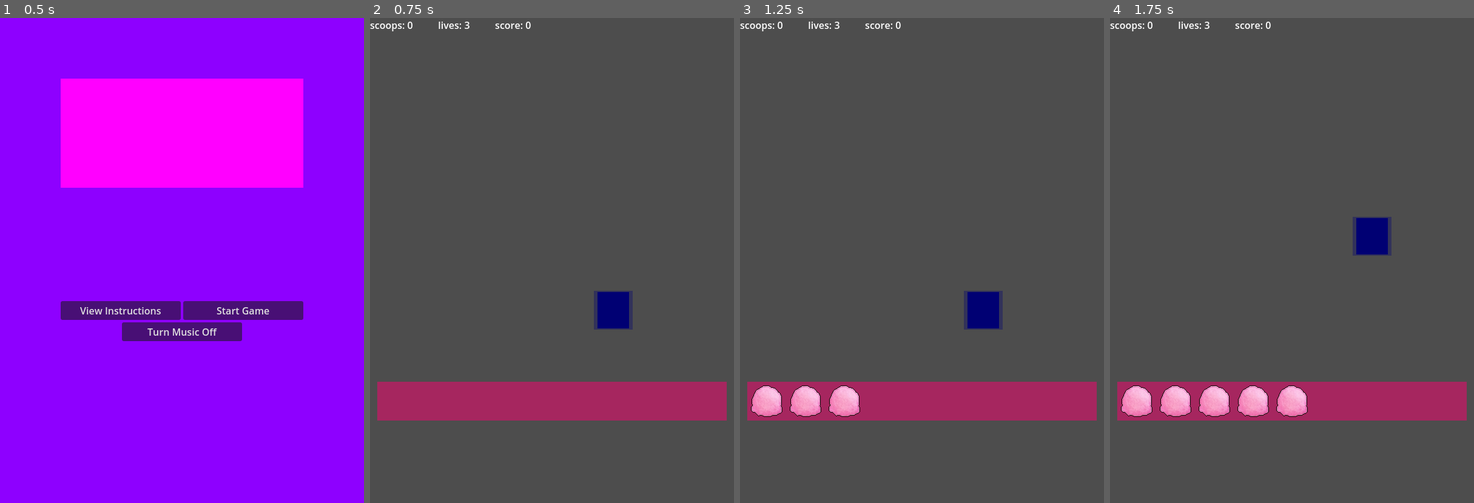
Above: before the commit, frames 1-4 (left to right).
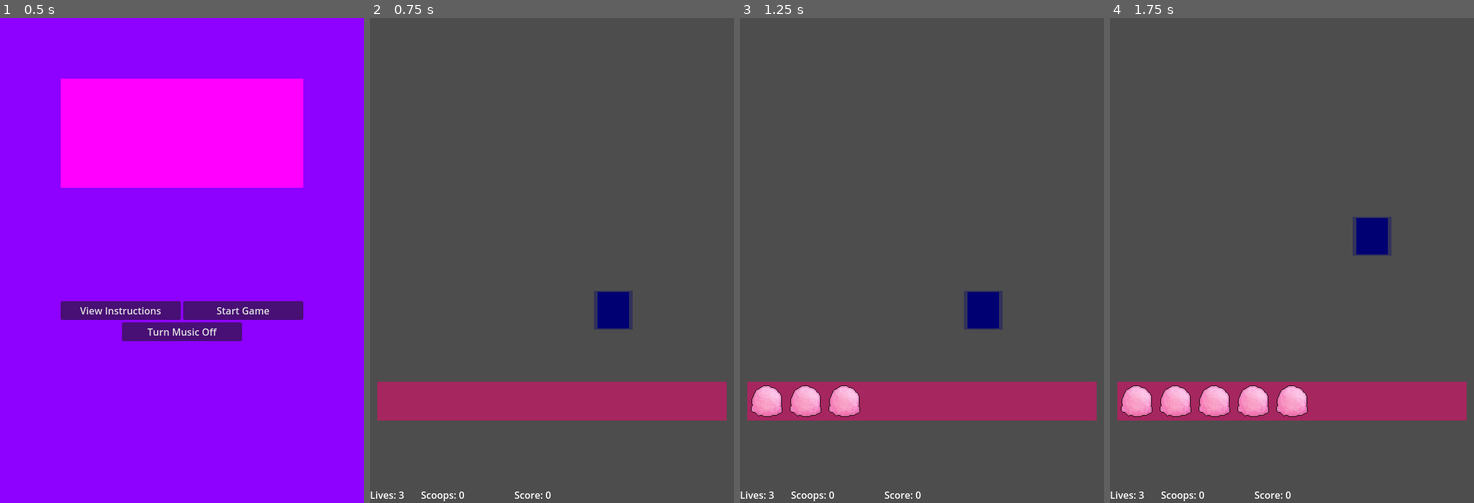
Above: after the commit, the same moments.

Repository: pjpollina/neo-icecream
Game: Godot game, scene res://game_objects/menus/main_menu.tscn
The game is run twice, just before and just after one commit, with the same random seed, the same clock (stepped at 60 frames per second) and the same inputs.
Inputs (mouse positions are in pixels of both pictures, inside the frame that each line leads up to):
- Up to frame 1 (0.5 s): no input
- Up to frame 2 (0.75 s): click "Start Game" at 0.5 s
- Up to frame 3 (1.25 s): no input
- Up to frame 4 (1.75 s): move the mouse to (1372, 236) at 1.27 s; click (1372, 236) at 1.42 s

Frame 1 is identical in both runs. In frame 2, 0.4% of the frame differs, in the area x 0-50%, y 0-100%; in frame 3, 0.4%; in frame 4, 0.4%.

Commit message:
Added standalone status menu

Diff:
--- /dev/null
+++ b/game_objects/menus/status_menu.gd
@@ -0,0 +1,11 @@
+extends Control
+
+
+# Called when the node enters the scene tree for the first time.
+func _ready():
+  pass # Replace with function body.
+
+
+# Called every frame. 'delta' is the elapsed time since the previous frame.
+func _process(delta):
+  pass
--- /dev/null
+++ b/game_objects/menus/status_menu.tscn
@@ -0,0 +1,28 @@
+[gd_scene format=3 uid="uid://qmcyji1gdutc"]
+
+[node name="StatusMenu" type="HBoxContainer"]
+anchors_preset = 2
+anchor_top = 1.0
+anchor_bottom = 1.0
+offset_top = -26.0
+offset_right = 388.0
+grow_vertical = 0
+metadata/_edit_group_ = true
+
+[node name="Lives" type="Label" parent="."]
+custom_minimum_size = Vector2(80, 0)
+layout_mode = 2
+text = "Lives: 99"
+vertical_alignment = 1
+
+[node name="Scoops" type="Label" parent="."]
+custom_minimum_size = Vector2(150, 0)
+layout_mode = 2
+text = "Scoops: 999/999"
+vertical_alignment = 1
+
+[node name="Score" type="Label" parent="."]
+custom_minimum_size = Vector2(150, 0)
+layout_mode = 2
+text = "Score: 99,999"
+vertical_alignment = 1
--- a/game_objects/scenes/game.gd
+++ b/game_objects/scenes/game.gd
@@ -11,10 +11,16 @@
   score = 0
   dodges = 0
 
+  $StatusMenu/Lives.text = "Lives: %d" % lives
+  $StatusMenu/Score.text = "Score: %d" % score
+  $StatusMenu/Scoops.text = "Scoops: %d" % dodges
+
 # Called when the player is hit by a bad projectile
 func _on_player_splattered():
   $Shooter.clear_shots()
   lives -= 1
+
+  $StatusMenu/Lives.text = "Lives: %d" % lives
 
   # Trigger a game over when the player is out of lives
   if(lives < 1):
@@ -28,6 +34,8 @@
   if topping > Scoop.Topping.None:
     $BonusPopup.ping()
     score += 10
+  $StatusMenu/Score.text = "Score: %d" % score
+  $StatusMenu/Scoops.text = "Scoops: %d" % dodges
 
 func _on_load_sequence_donezo():
   $Popup.show()
--- a/game_objects/scenes/game.tscn
+++ b/game_objects/scenes/game.tscn
@@ -5,19 +5,7 @@
 [ext_resource type="PackedScene" uid="uid://bp4sp0d6br1fg" path="res://game_objects/menus/popup.tscn" id="4_1kqce"]
 [ext_resource type="PackedScene" uid="uid://c5mexxt3t5ok" path="res://game_objects/projectiles/shooter.tscn" id="4_rencn"]
 [ext_resource type="PackedScene" uid="uid://dxaleauxdnykb" path="res://game_objects/menus/bonus_popup.tscn" id="5_uba25"]
-
-[sub_resource type="GDScript" id="GDScript_0x85f"]
-resource_name = "update"
-script/source = "extends Label
-
-# Called when the node enters the scene tree for the first time.
-func _ready():
-  pass # Replace with function body.
-
-# Called every frame. 'delta' is the elapsed time since the previous frame.
-func _process(_delta):
-  text = \"scoops: %d          lives: %d          score: %d\" % [get_parent().dodges, get_parent().lives, get_parent().score]
-"
+[ext_resource type="PackedScene" uid="uid://qmcyji1gdutc" path="res://game_objects/menus/status_menu.tscn" id="6_fu1bs"]
 
 [node name="Game" type="Node"]
 script = ExtResource("1_sqkp8")
@@ -28,13 +16,10 @@
 
 [node name="BonusPopup" parent="." instance=ExtResource("5_uba25")]
 
-[node name="Temp" type="Label" parent="."]
-offset_right = 40.0
-offset_bottom = 23.0
-script = SubResource("GDScript_0x85f")
-
 [node name="Popup" parent="." instance=ExtResource("4_1kqce")]
 visible = false
+
+[node name="StatusMenu" parent="." instance=ExtResource("6_fu1bs")]
 
 [connection signal="body_entered" from="Player" to="Player" method="_on_body_entered"]
 [connection signal="splattered" from="Player" to="." method="_on_player_splattered"]
